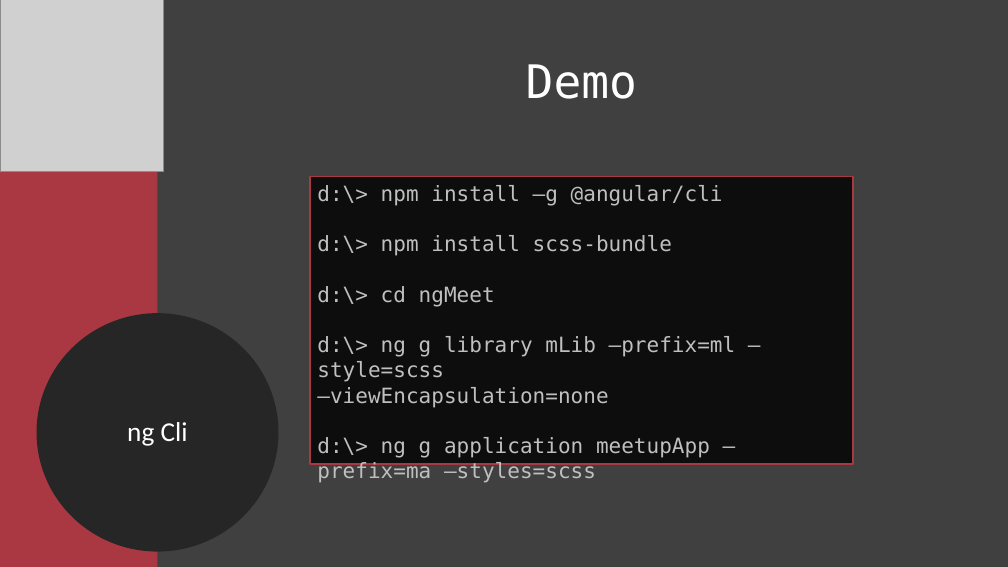
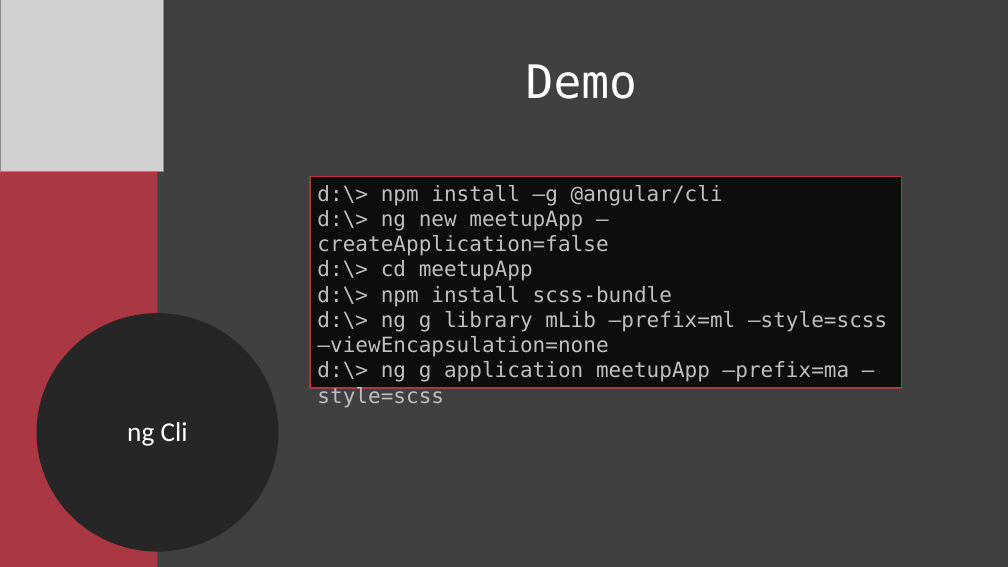
Before and after one commit to Xapuu/programingStuff, a slide deck: slide 15 of ngMeetup.pptx. Drawn at 1008x567 pixels with LibreOffice and Linux fonts; fonts in the diff are those of the drawing; grey boxes stand for pictures. Boxes give left, top, right and bottom in pixels: in the first picture for what was removed or moved away, otherwise in the second. Text is boxed around its words. In the diff, an @@ line names an element or a change of style, - is before the commit and + after.

```diff
--- a/ngMeetup.pptx
+++ b/ngMeetup.pptx
@@ rectangle "d:\> npm install –g @angular/cli": place and size @@
-rectangle "d:\> npm install –g @angular/cli" at bbox=[310, 177, 853, 464]
+rectangle "d:\> npm install –g @angular/cli" at bbox=[310, 177, 902, 388]
@@ text in rectangle at bbox=[317, 210, 608, 281]: paragraphs added @@
+d:\> ng new meetupApp –createApplication=false
+d:\> cd meetupApp
@@ text in rectangle at bbox=[317, 286, 495, 307]: paragraph removed @@
-d:\> cd ngMeet
@@ text in rectangle at bbox=[317, 361, 850, 382]: text changed @@
-d:\> ng g application meetupApp –prefix=ma –styles=scss
+d:\> ng g application meetupApp –prefix=ma –style=scss
```
Also in this commit, not shown: 1 slide added, 1 slide removed, 2 other files.
